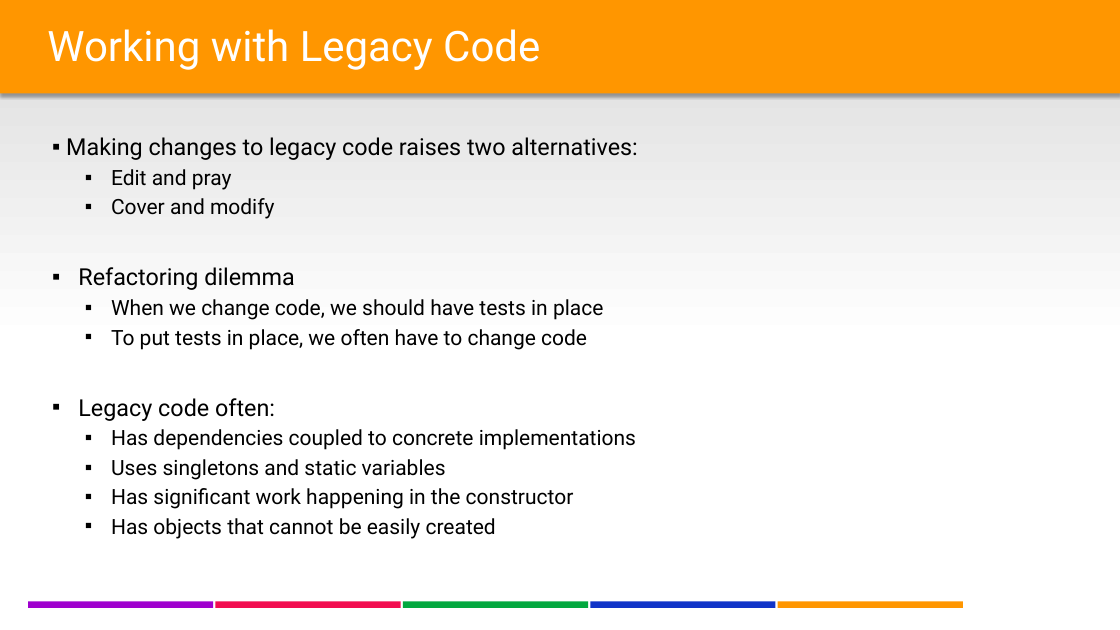
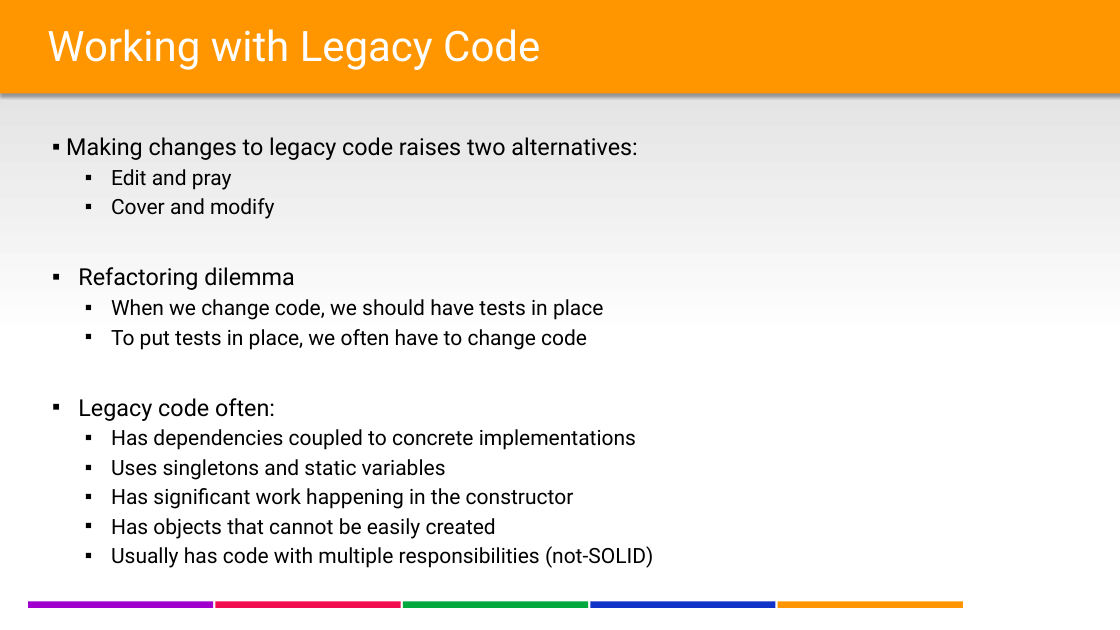
Before and after one commit to lgoldin/TestOrientedDevelopment, a slide deck: slide 19 of DesigningTestableApplications - Part II - DB Integration & Legacy Code.pptx. Drawn at 1120x630 pixels with LibreOffice and Linux fonts; fonts in the diff are those of the drawing; background and template pictures are left out. Boxes give left, top, right and bottom in pixels: in the first picture for what was removed or moved away, otherwise in the second. Text is boxed around its words. In the diff, an @@ line names an element or a change of style, - is before the commit and + after.

```diff
--- a/DesigningTestableApplications - Part II - DB Integration & Legacy Code.pptx
+++ b/DesigningTestableApplications - Part II - DB Integration & Legacy Code.pptx
@@ text at box(111, 546, 653, 568): paragraph added @@
+  ▪ Usually has code with multiple responsibilities (not-SOLID)
```
Also in this commit, not shown: 7 other slides changed.
